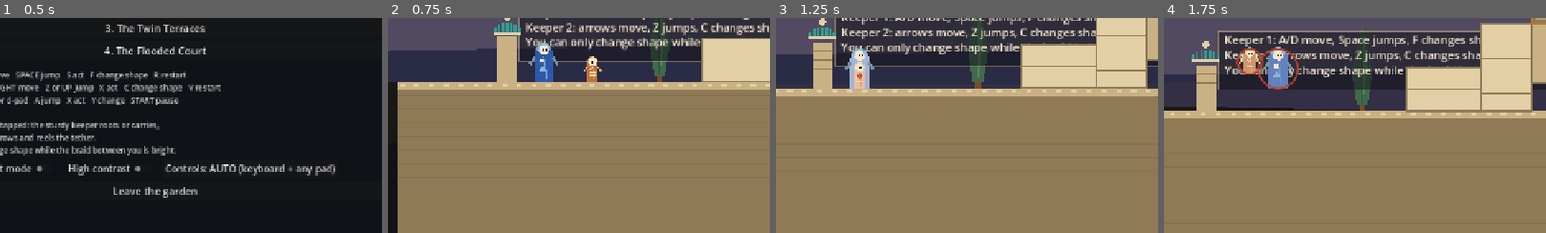
Above: before the commit, frames 1-4 (left to right).
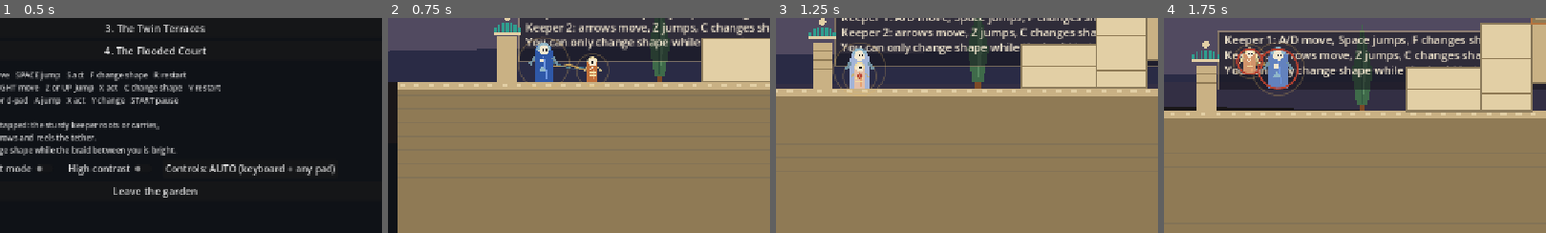
Above: after the commit, the same moments.

Repository: manchetaram75-sketch/free
Game: Godot game, scene res://src/main.tscn
Same seed, same stepped clock (60 frames per second), same inputs: the game is played once before the commit and once after it.
Inputs:
- Up to frame 1 (0.5 s): no input
- Up to frame 2 (0.75 s): click "Continue the gardens" at 0.5 s
- Up to frame 3 (1.25 s): no input
- Up to frame 4 (1.75 s): tap Enter at 1.25 s; hold D (p1_right) from 1.28 s (still down); tap S (p1_action) at 1.35 s; tap Space (p1_jump) at 1.52 s
The pictures show only the part of the screen within x 9-59%, y 38-88%; the shares and areas given below are measured in that part.

Frame 1 is identical in both runs. In frame 2, 0.4% of the frame differs, in the area x 34-58%, y 9-30%; in frame 3, 0.3%; in frame 4, 0.4%.
Error before the commit: Parse Error: Cannot infer the type of "p" variable because the value doesn't have a set type. (res://src/ui/link_ribbon.gd:77)

Commit message:
Fix Variant inference in link_ribbon; widen the CI compile report
Co-authored-by: arena-agent <297053741+arena-agent@users.noreply.github.com>

Diff:
--- a/src/ui/link_ribbon.gd
+++ b/src/ui/link_ribbon.gd
@@ -74,7 +74,7 @@
 		if attuned:
 			draw_arc(keeper.center_position(), keeper.height() * 0.7, 0.0, TAU, 24, Color(Palette.GOLD, 0.25), 2.0, true)
 		else:
-			var p := keeper.center_position()
+			var p: Vector2 = keeper.center_position()
 			draw_arc(p, r * 0.25, PI * 0.85, PI * 1.15, 8, Color(Palette.DANGER, 0.4), 2.0, true)
 
 	# Tether ropes.
@@ -83,8 +83,8 @@
 			continue
 		if not is_instance_valid(keeper.tether_target):
 			continue
-		var from := keeper.center_position()
-		var to := keeper.tether_anchor_position()
+		var from: Vector2 = keeper.center_position()
+		var to: Vector2 = keeper.tether_anchor_position()
 		_draw_rope(from, to, keeper.reeling)
 
 
Not shown, changed: .github/workflows/tests.yml
